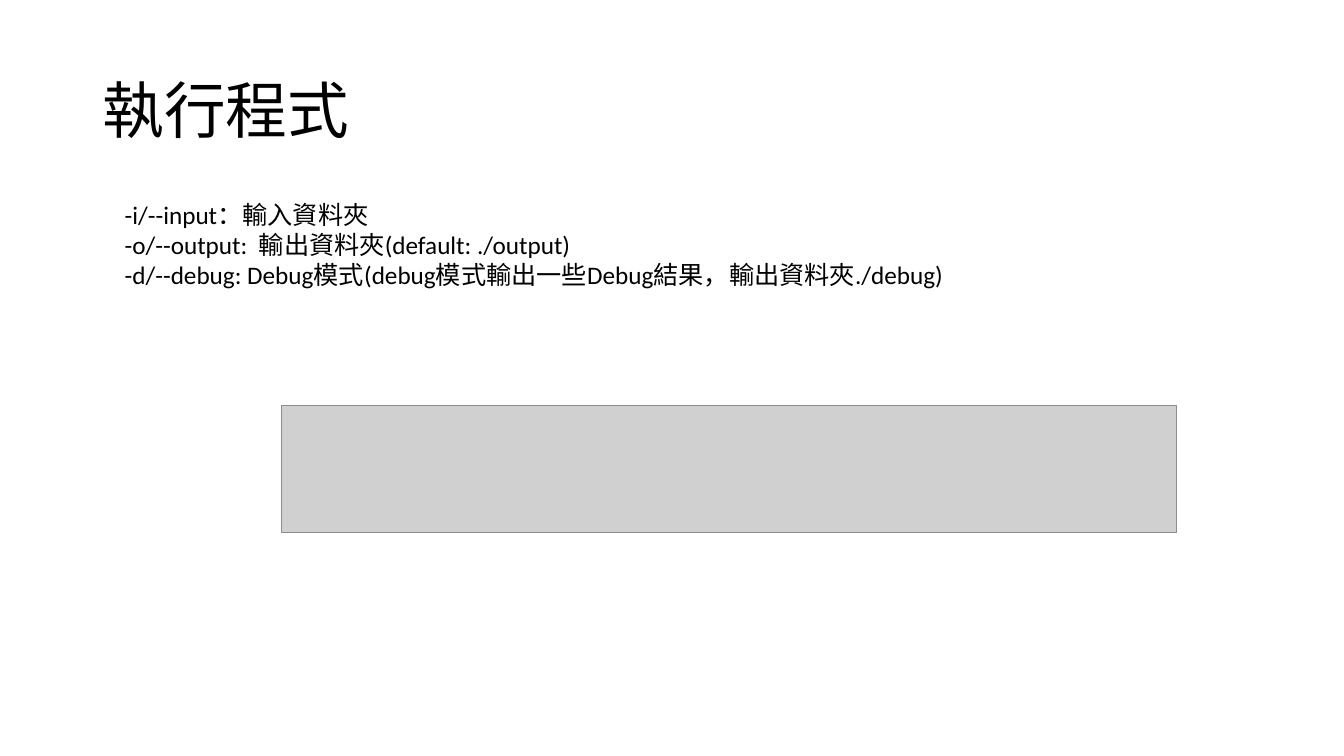
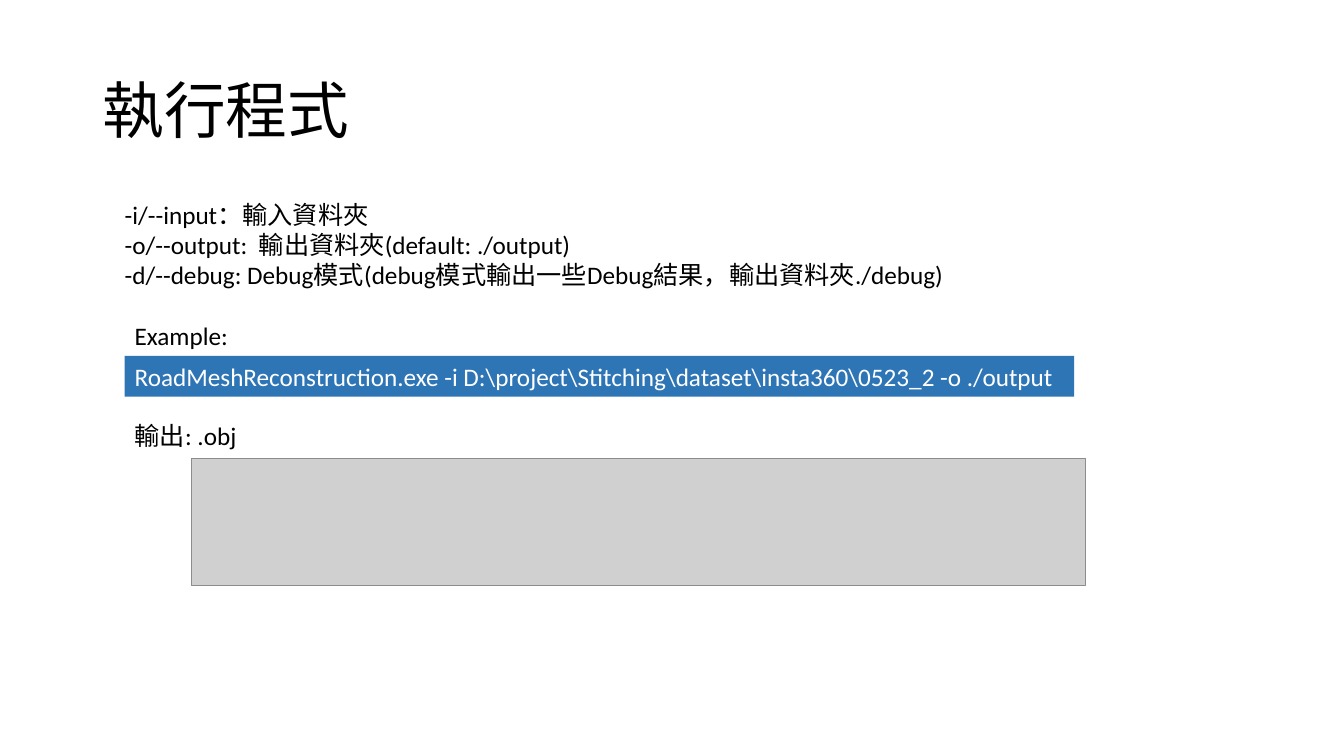
Before and after one commit to dada97/MeshReconstruction_SLAM, a slide deck: slide 23 of 說明文件.pptx (slide 20 before the commit). Drawn at 1344x756 pixels with LibreOffice and Linux fonts; fonts in the diff are those of the drawing; grey boxes stand for pictures; background and template pictures are left out. Boxes give left, top, right and bottom in pixels: in the first picture for what was removed or moved away, otherwise in the second. Text is boxed around its words. In the diff, an @@ line names an element or a change of style, - is before the commit and + after.

```diff
--- a/說明文件.pptx
+++ b/說明文件.pptx
@@ text added at bbox=[135, 327, 228, 349], 18 pt, text #000000 @@
+Example:
@@ rectangle added at bbox=[125, 356, 1075, 396], fill #2E75B6, 18 pt, text #FFFFFF @@
+RoadMeshReconstruction.exe -i D:\project\Stitching\dataset\insta360\0523_2 -o ./output
@@ text added at bbox=[135, 424, 236, 450], 18 pt, text #000000 @@
+輸出: .obj
@@ picture: place and size @@
-picture at bbox=[281, 405, 1177, 532]
+picture at bbox=[192, 459, 1087, 586]
```
Also in this commit, not shown: 4 other slides changed, 3 slides added, 3 slides removed, 3 other files.
